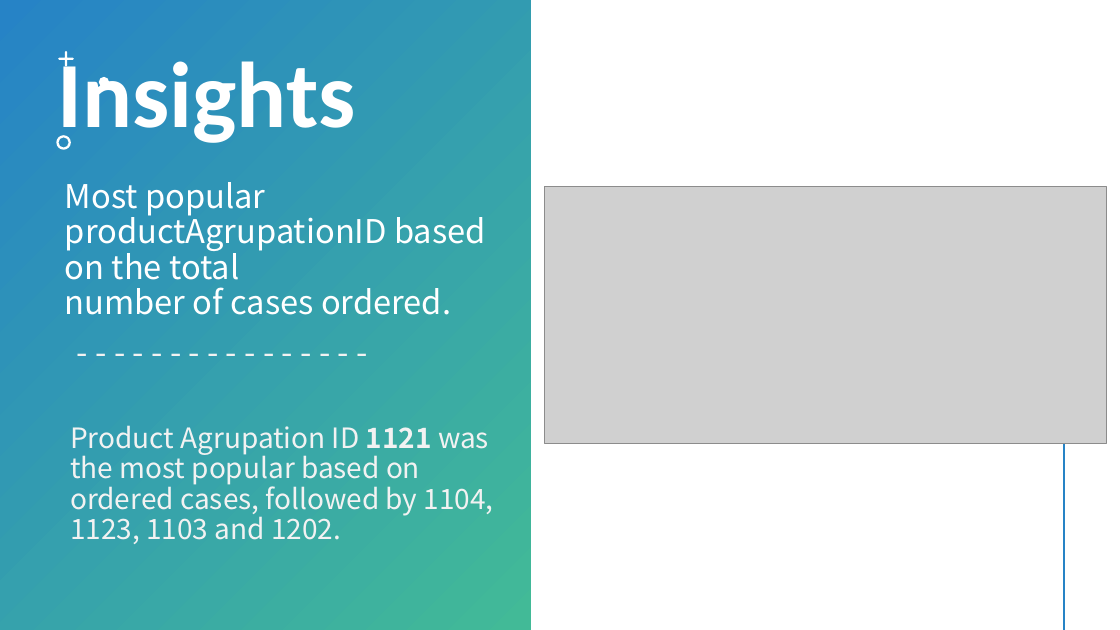
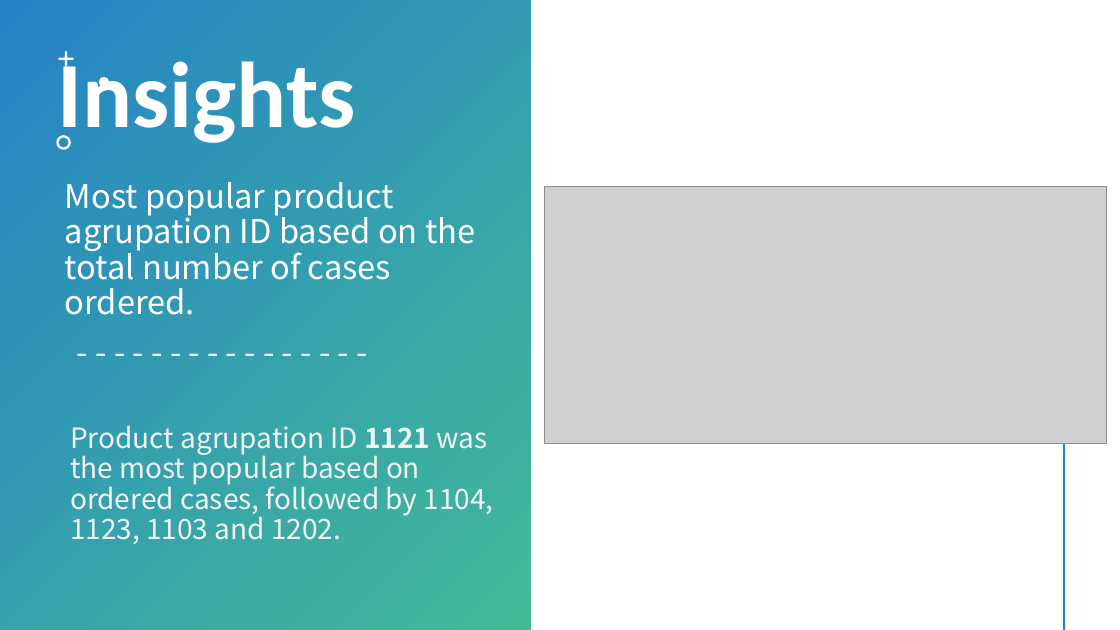
Before and after one commit to fhg99/ArcaApplication, a slide deck: slide 5 of AnalysisPresentation.pptx. Drawn at 1120x630 pixels with LibreOffice and Linux fonts; fonts in the diff are those of the drawing; grey boxes stand for pictures. Boxes give left, top, right and bottom in pixels: in the first picture for what was removed or moved away, otherwise in the second. Text is boxed around its words. In the diff, an @@ line names an element or a change of style, - is before the commit and + after.

Commit message:
Removed Extra Line and Fixed PPT
Removed an extra markdown cell and fixed a spelling mistake in the ppt.

```diff
--- a/AnalysisPresentation.pptx
+++ b/AnalysisPresentation.pptx
@@ text at [65,182,475,315]: text changed @@
-Most popular productAgrupationID based on the total
-number of cases ordered.
+Most popular product agrupation ID based on the total number of cases ordered.
@@ text at [70,425,494,544]: text changed @@
-Product Agrupation ID 1121 was the most popular based on ordered cases, followed by 1104, 1123, 1103 and 1202.
+Product agrupation ID 1121 was the most popular based on ordered cases, followed by 1104, 1123, 1103 and 1202.
```
Also in this commit, not shown: 6 other slides changed, 2 slides added, 1 other file.
